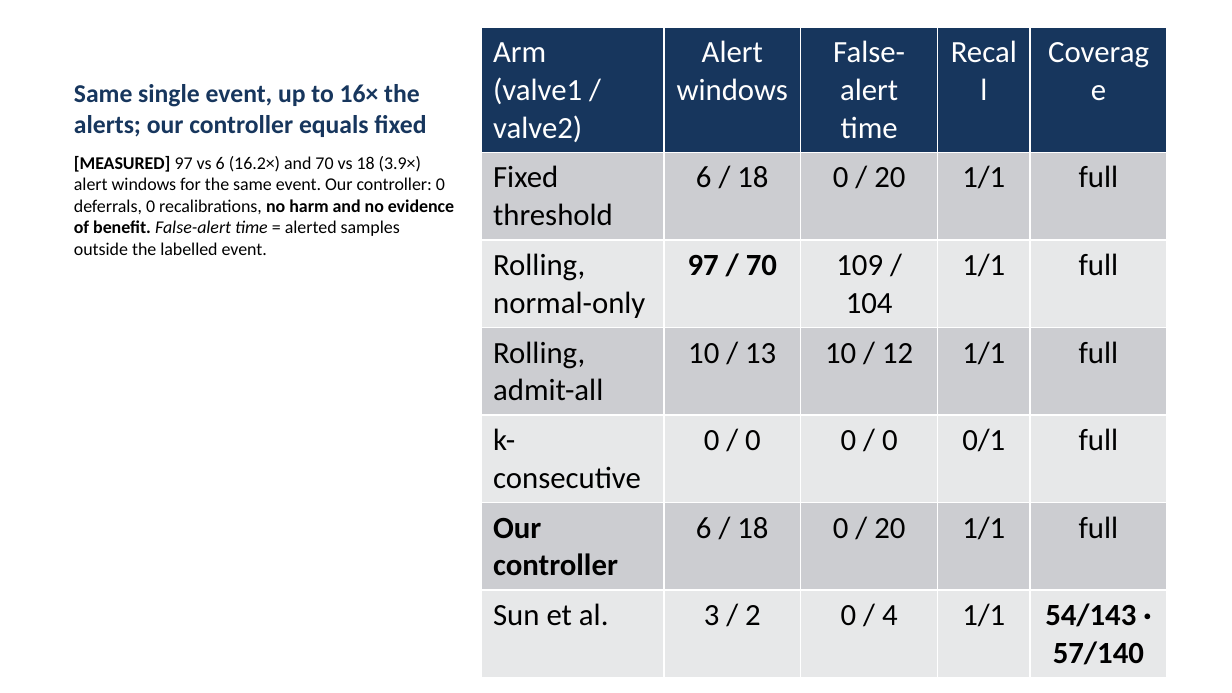
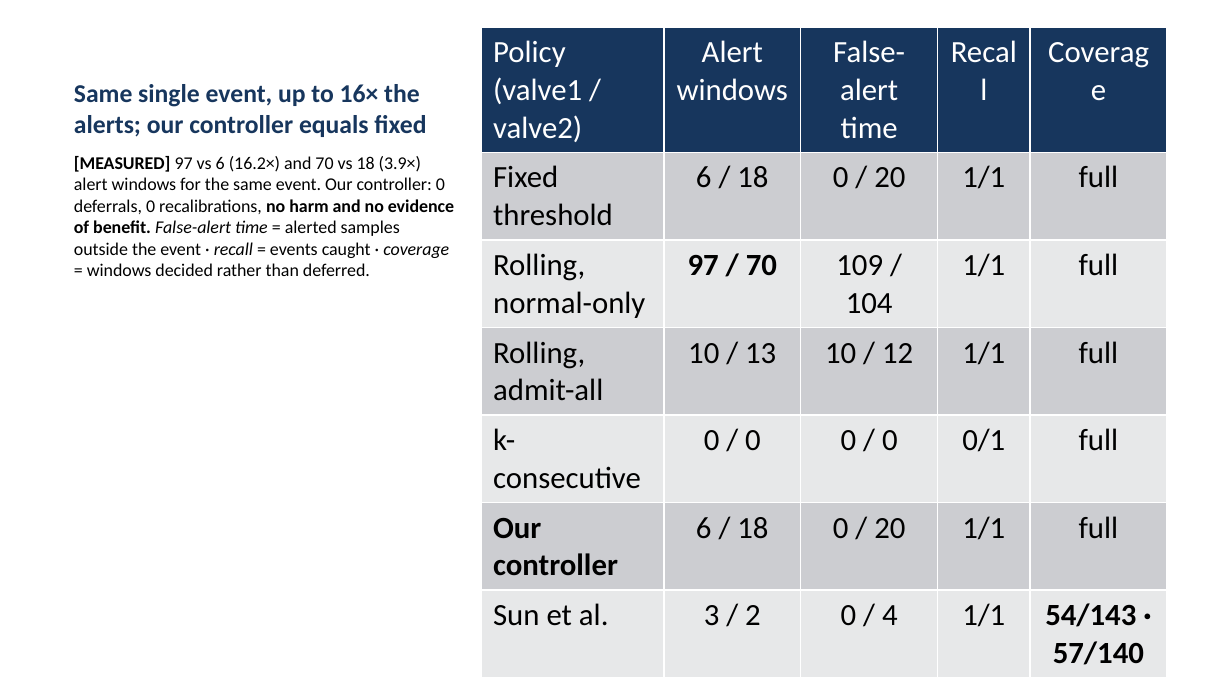
Before and after one commit to chowparty/Reliable-Alerting, a slide deck: slide 9 of deliverables/Phase-I-Slides.pptx (slide 7 before the commit). Drawn at 1232x693 pixels with LibreOffice and Linux fonts; fonts in the diff are those of the drawing. Boxes give left, top, right and bottom in pixels: in the first picture for what was removed or moved away, otherwise in the second. Text is boxed around its words. In the diff, an @@ line names an element or a change of style, - is before the commit and + after.

```diff
--- a/deliverables/Phase-I-Slides.pptx
+++ b/deliverables/Phase-I-Slides.pptx
@@ table at bbox=[480, 27, 1167, 669] @@
-row 1, column 1: Arm (valve1 / valve2)
+row 1, column 1: Policy (valve1 / valve2)
@@ text at bbox=[74, 156, 454, 276]: text changed @@
-[MEASURED] 97 vs 6 (16.2×) and 70 vs 18 (3.9×) alert windows for the same event. Our controller: 0 deferrals, 0 recalibrations, no harm and no evidence of benefit. False-alert time = alerted samples outside the labelled event.
+[MEASURED] 97 vs 6 (16.2×) and 70 vs 18 (3.9×) alert windows for the same event. Our controller: 0 deferrals, 0 recalibrations, no harm and no evidence of benefit. False-alert time = alerted samples outside the event · recall = events caught · coverage = windows decided rather than deferred.
```
Also in this commit, not shown: 3 other slides changed, 2 slides added, 1 slide removed, 3 other files.
